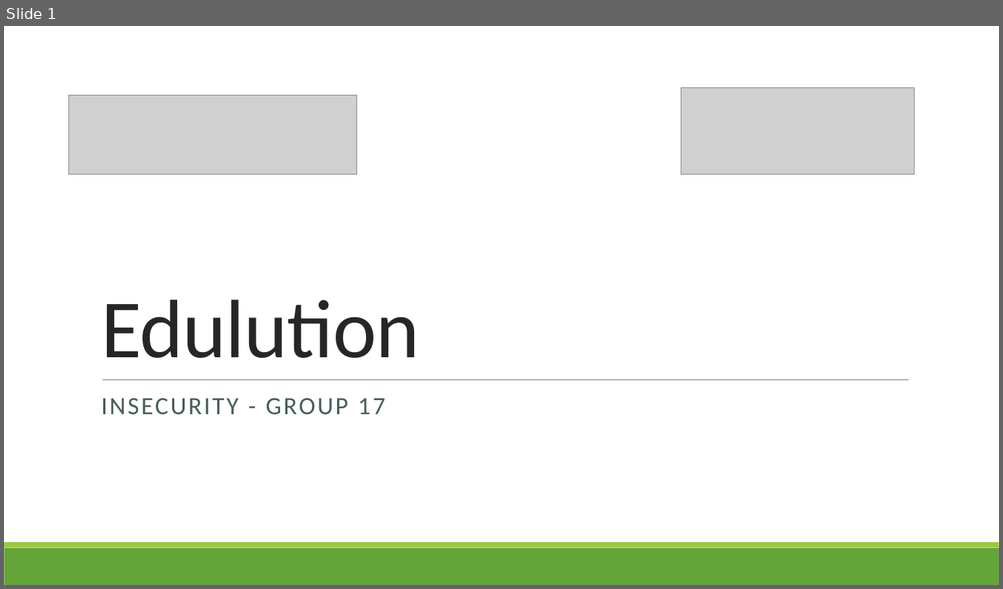
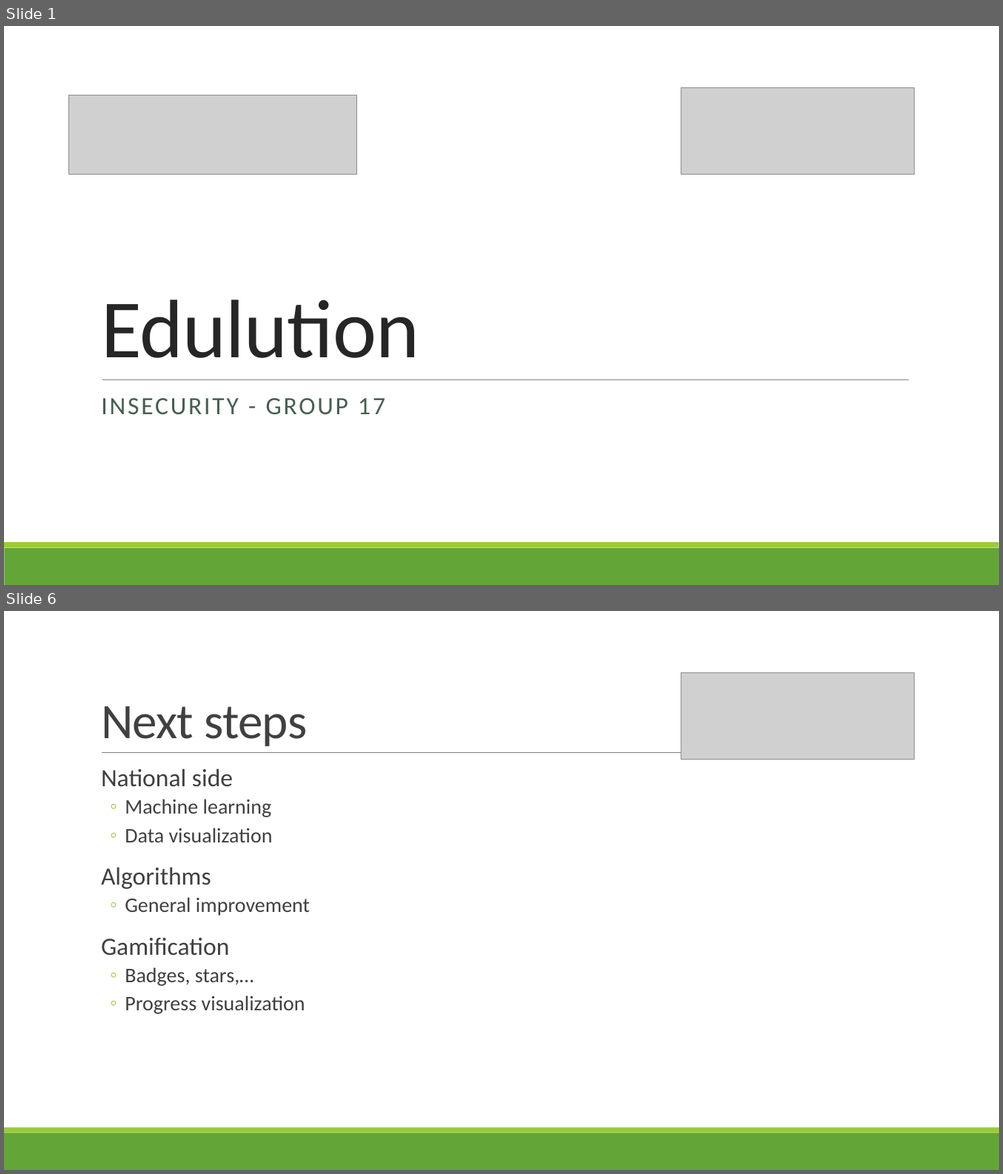
Before and after one commit to Ldn2016/team-17, a slide deck: Presentation/Edulution.pptx. Shown one above the other, each under a label of ours: slide 1 before the commit, slides 1 and 6 after it; the slides between them are not shown. The pictures are 1003x589 and 1003x1174 pixels, drawn with LibreOffice and Linux fonts; fonts in the diff are those of the drawing; grey boxes stand for pictures. Boxes give left, top, right and bottom in pixels: in the first picture for what was removed or moved away, otherwise in the second. Text is boxed around its words. In the diff, an @@ line names an element or a change of style, - is before the commit and + after.

```diff
--- a/Presentation/Edulution.pptx
+++ b/Presentation/Edulution.pptx
@@ slide 6 added at [4, 611, 999, 1170], background #FFFFFF; not listed: 2 template elements that a slide beside it also shows @@
@@ picture added at [680, 673, 913, 760] @@
@@ title added at [101, 706, 307, 746], 48 pt, text #404040 @@
+Next steps
@@ line added from (102, 753) to (915, 753), #808080 0.5 pt @@
@@ text added at [101, 769, 310, 1014], 20 pt, text #404040 @@
+  National side
+  ◦ Machine learning
+  ◦ Data visualization
+  Algorithms
+  ◦ General improvement
+  Gamification
+  ◦ Badges, stars,…
+  ◦ Progress visualization
```
Also in this commit, not shown: 2 slides changed, 2 other slides added, 1 slide removed.
